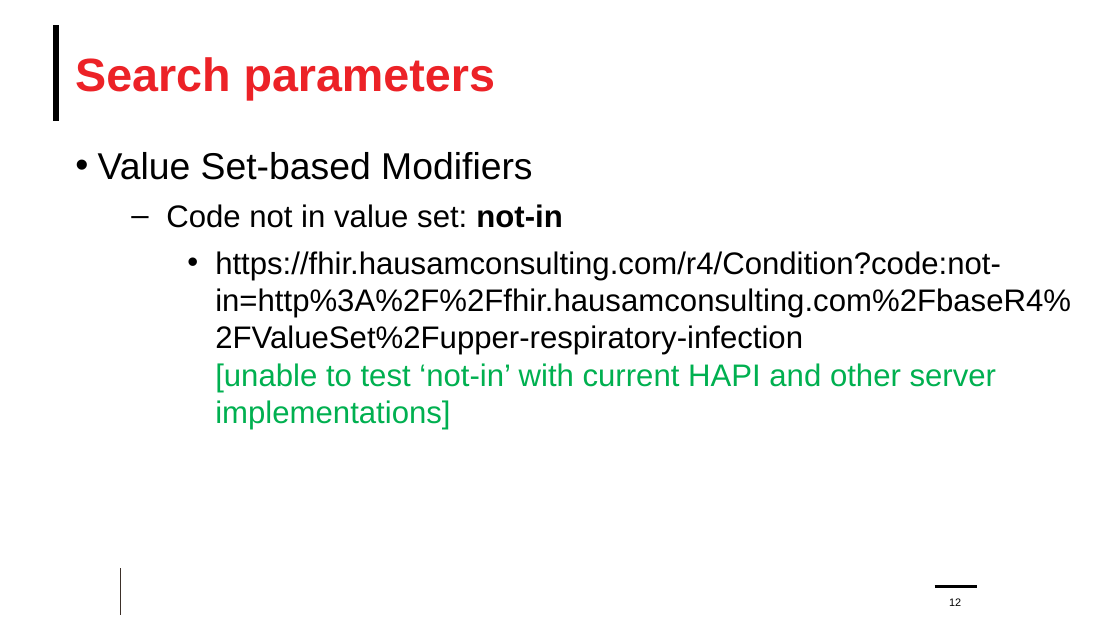
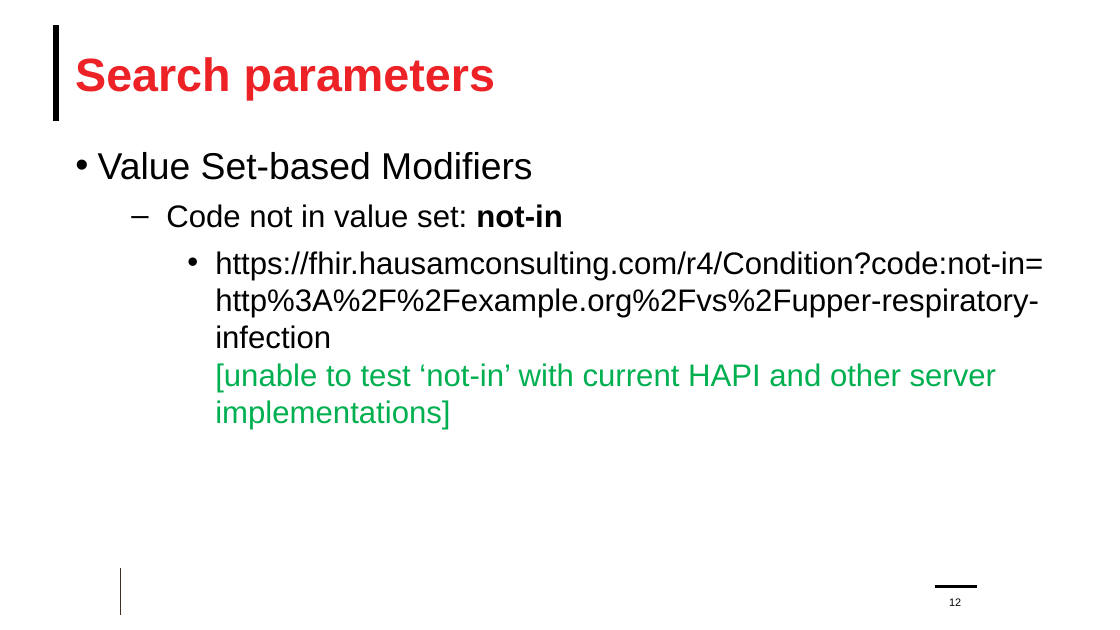
Before and after one commit to FHIR/documents, a slide deck: slide 12 of presentations/2021-11 Webinars/HL7 FHIR Terminology/FHIR-Terminology-Part-2-2021-12-01.pptx. Drawn at 1120x630 pixels with LibreOffice and Linux fonts; fonts in the diff are those of the drawing; background and template pictures are left out. Boxes give left, top, right and bottom in pixels: in the first picture for what was removed or moved away, otherwise in the second. Text is boxed around its words. In the diff, an @@ line names an element or a change of style, - is before the commit and + after.

Commit message:
Update for Dec 1.

```diff
--- a/presentations/2021-11 Webinars/HL7 FHIR Terminology/FHIR-Terminology-Part-2-2021-12-01.pptx
+++ b/presentations/2021-11 Webinars/HL7 FHIR Terminology/FHIR-Terminology-Part-2-2021-12-01.pptx
@@ text at box(215, 251, 1043, 429): text changed @@
-    • https://fhir.hausamconsulting.com/r4/Condition?code:not-in=http%3A%2F%2Ffhir.hausamconsulting.com%2FbaseR4%2FValueSet%2Fupper-respiratory-infection
-      [unable to test ‘not-in’ with current HAPI and other server implementations]
+    • https://fhir.hausamconsulting.com/r4/Condition?code:not-in= http%3A%2F%2Fexample.org%2Fvs%2Fupper-respiratory-infection
+      [unable to test ‘not-in’ with current HAPI and other server implementations]
```
Also in this commit, not shown: 13 other slides changed, 7 slides added, 2 slides removed.
